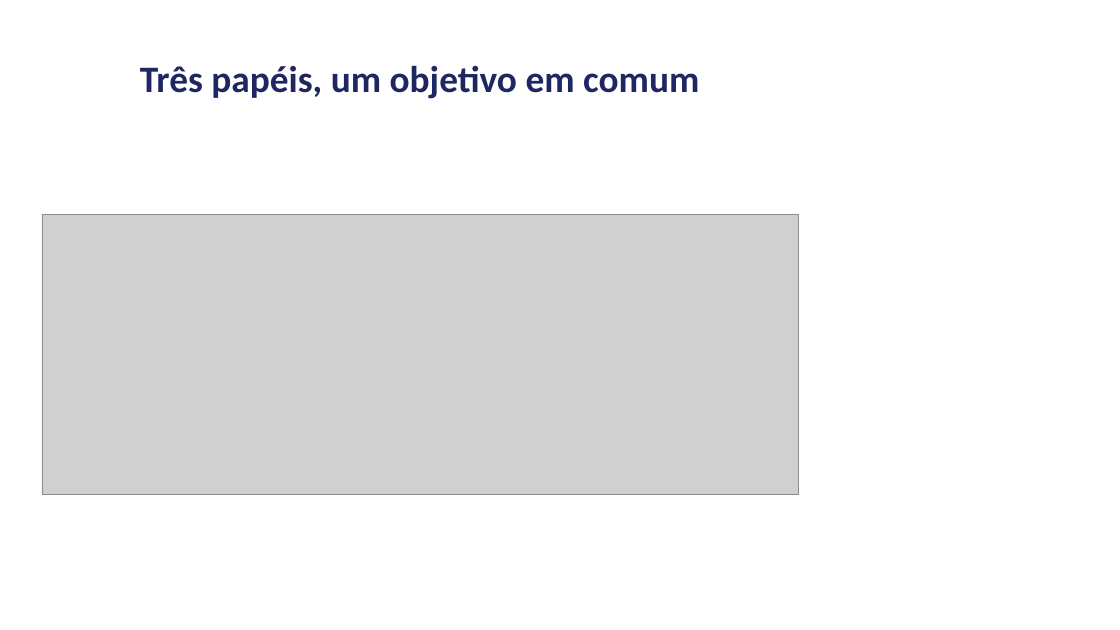
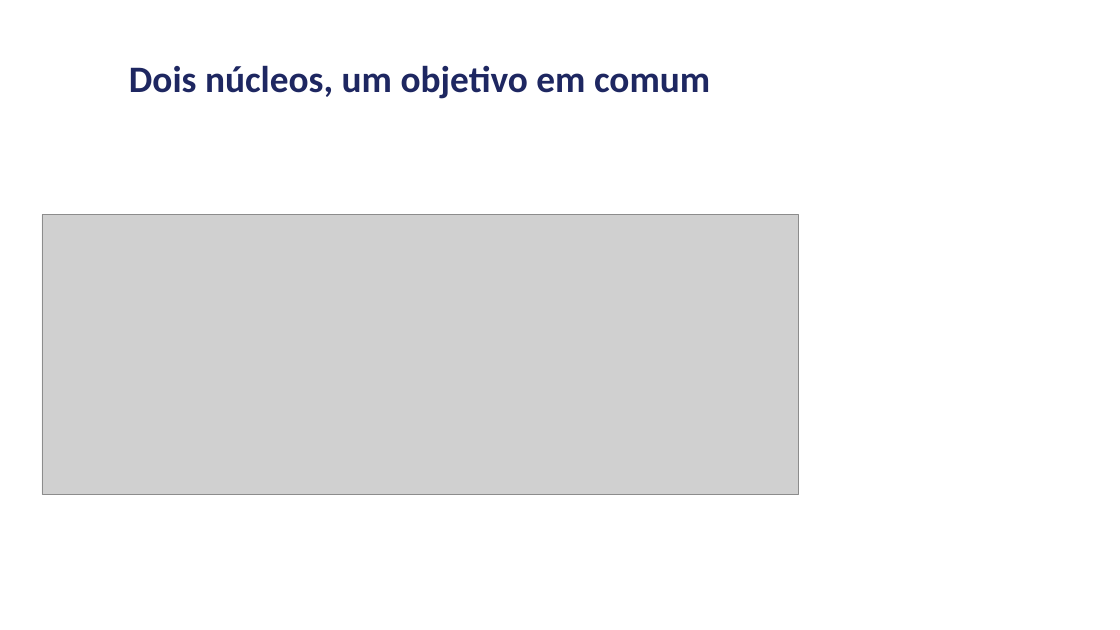
Before and after one commit to andrevberaldo/software-engineering, a slide deck: slide 9 of presentation/apresentacao.pptx. Drawn at 1120x630 pixels with LibreOffice and Linux fonts; fonts in the diff are those of the drawing; grey boxes stand for pictures. Boxes give left, top, right and bottom in pixels: in the first picture for what was removed or moved away, otherwise in the second. Text is boxed around its words. In the diff, an @@ line names an element or a change of style, - is before the commit and + after.

```diff
--- a/presentation/apresentacao.pptx
+++ b/presentation/apresentacao.pptx
@@ title at <box>129,65,710,99</box>: text changed @@
-Três papéis, um objetivo em comum
+Dois núcleos, um objetivo em comum
```
Also in this commit, not shown: 3 other slides changed, 1 slide removed, 3 other files.
